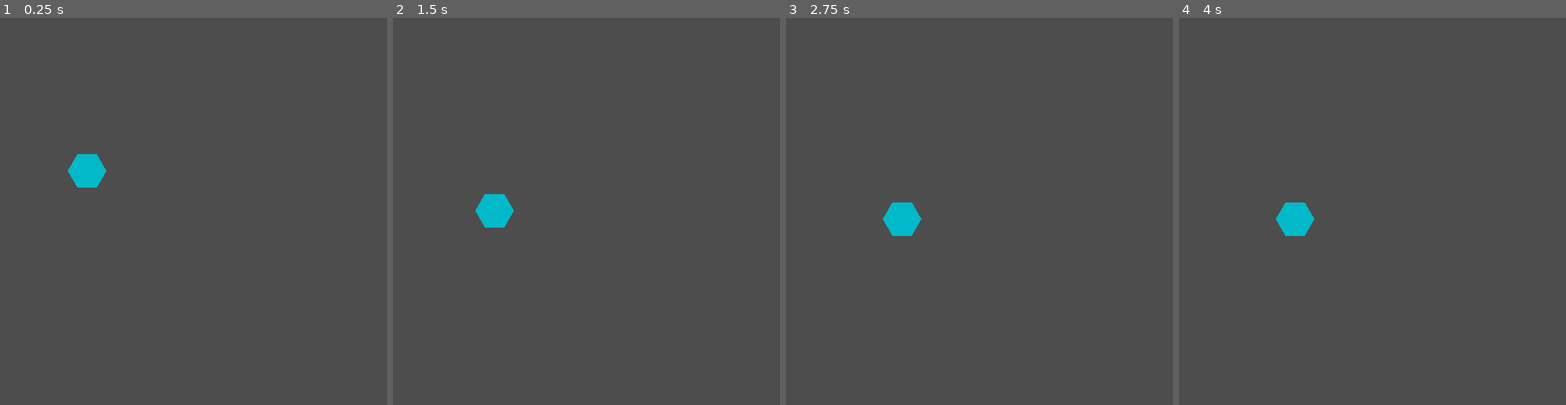
Above: before the commit, frames 1-4 (left to right).
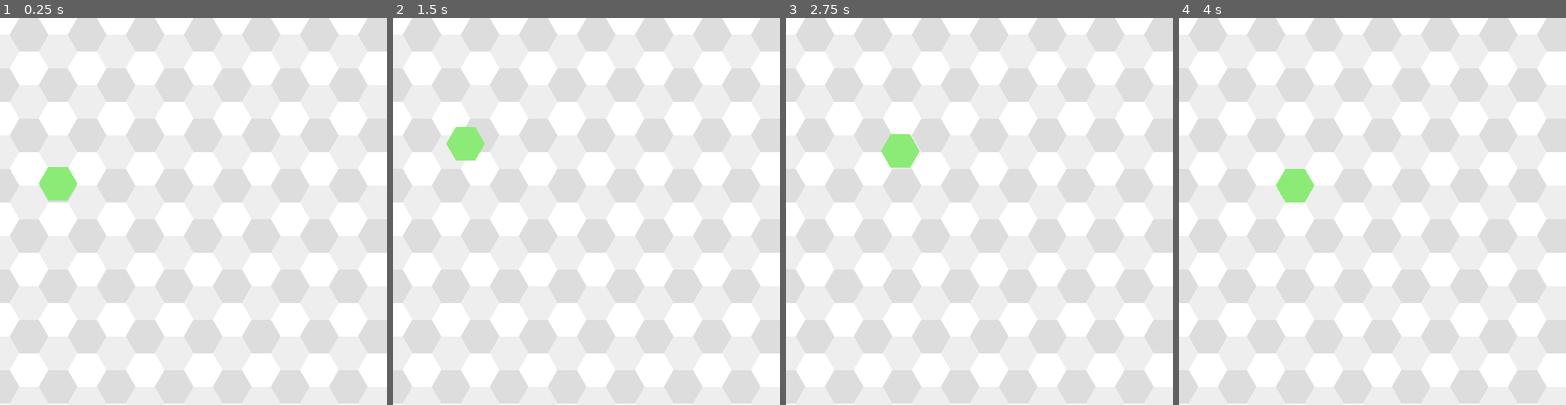
Above: after the commit, the same moments.

Repository: redpebble/sneksagon
Game: Godot game, scene res://scenes/map.tscn
The game is run twice, just before and just after one commit, with the same random seed, the same clock (stepped at 60 frames per second) and the same inputs.
Inputs:
- Up to frame 1 (0.25 s): no input
- Up to frame 2 (1.5 s): no input
- Up to frame 3 (2.75 s): no input
- Up to frame 4 (4 s): no input

The runs differ from the first frame. In frame 1, 100% of the frame differs, in the area x 0-100%, y 0-100%; in frame 2, 100%; in frame 3, 100%; in frame 4, 100%.

Commit message:
directional movement, checker grid

Diff:
--- a/scenes/map.gd
+++ b/scenes/map.gd
@@ -1,4 +1,8 @@
 extends Node2D
+
+enum Direction {
+	UP, UP_LEFT, UP_RIGHT, DOWN, DOWN_LEFT, DOWN_RIGHT
+}
 
 const SCALE = 6
 const SIDE_LENGTH = 5
@@ -8,10 +12,14 @@
 var hex_dict: Dictionary[Vector2, Node2D] = {}
 
 func _ready() -> void:
-	#populate_map()
-	create_hex(3, 3)
-	await move_hex(Vector2(3, 3), Vector2(3, 4)).finished
-	move_hex(Vector2(3, 4), Vector2(4, 4))
+	create_grid()
+	create_hex(2, 4, Color(randf(), randf(), randf()))
+	await move_hex_adjacent(Vector2(2, 4), Direction.UP).finished
+	await move_hex_adjacent(Vector2(2, 3), Direction.UP_RIGHT).finished
+	await move_hex_adjacent(Vector2(3, 2), Direction.DOWN_RIGHT).finished
+	await move_hex_adjacent(Vector2(4, 2), Direction.DOWN).finished
+	await move_hex_adjacent(Vector2(4, 3), Direction.DOWN_LEFT).finished
+	move_hex_adjacent(Vector2(3, 4), Direction.UP_LEFT)
 
 func get_hex_screen_position(i, j) -> Vector2:
 	var w = SIDE_LENGTH * 2 * SCALE
@@ -19,24 +27,32 @@
 	var y = 0.866 * w * (j + 0.5 * i)
 	return Vector2(x, y)
 
-func create_hex(i, j):
+func get_adjacent_hex_index(i, j, direction) -> Vector2:
+	match direction:
+		Direction.UP:         return Vector2(i, j-1)
+		Direction.UP_LEFT:    return Vector2(i-1, j)
+		Direction.UP_RIGHT:   return Vector2(i+1, j-1)
+		Direction.DOWN:       return Vector2(i, j+1)
+		Direction.DOWN_LEFT:  return Vector2(i-1, j+1)
+		Direction.DOWN_RIGHT: return Vector2(i+1, j)
+		_: return Vector2(i, j)
+
+func create_hex(i, j, hex_color):
 	var hex = hex_scn.instantiate()
 	hex.scale *= SCALE
 	hex.position = get_hex_screen_position(i, j)
-	hex.modulate = Color(randf(), randf(), randf())
+	hex.modulate = hex_color
 	call_deferred("add_child", hex)
 	hex_dict[Vector2(i, j)] = hex
 
-func populate_map():
+func create_grid():
 	var w = SIDE_LENGTH * 2 * SCALE
-
 	var i = 0
 	while ((i-1) * w * 0.75 < get_window().size.x):
 		var j = floori(0.5 * i) * -1
 		while ((j-1) * w * 0.886 < get_window().size.y):
-
-			create_hex(i, j)
-
+			var d = wrapi(j - wrapi(i, 0, 3), 0, 3) / 15.0
+			create_hex(i, j, Color.WHITE.darkened(d))
 			j += 1
 		i += 1
 
@@ -51,7 +67,11 @@
 	hex_dict[to] = hex
 	return t
 
-#func populate_map():
+func move_hex_adjacent(from: Vector2, direction: Direction) -> Tween:
+	return move_hex(from, get_adjacent_hex_index(from.x, from.y, direction))
+
+
+#func create_grid():
 	#var unit_w = calculate_diagonal() * SCALE * 1.5
 	#var unit_h = calculate_inradius() * SCALE
 	#
